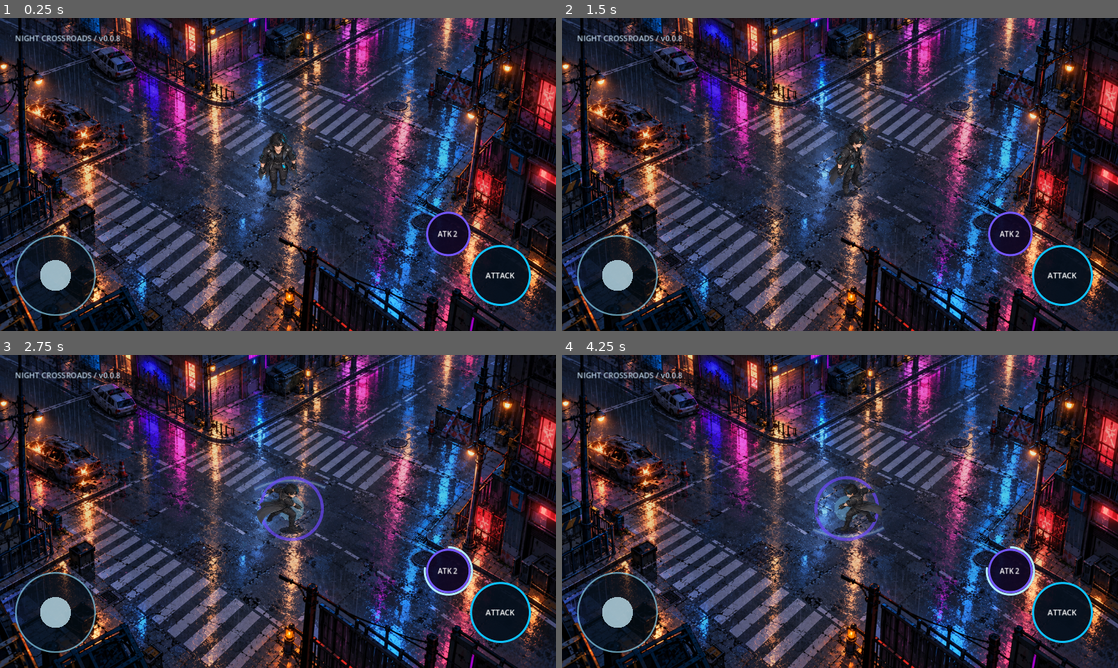
Above: before the commit, frames 1-4 (two rows, left to right).
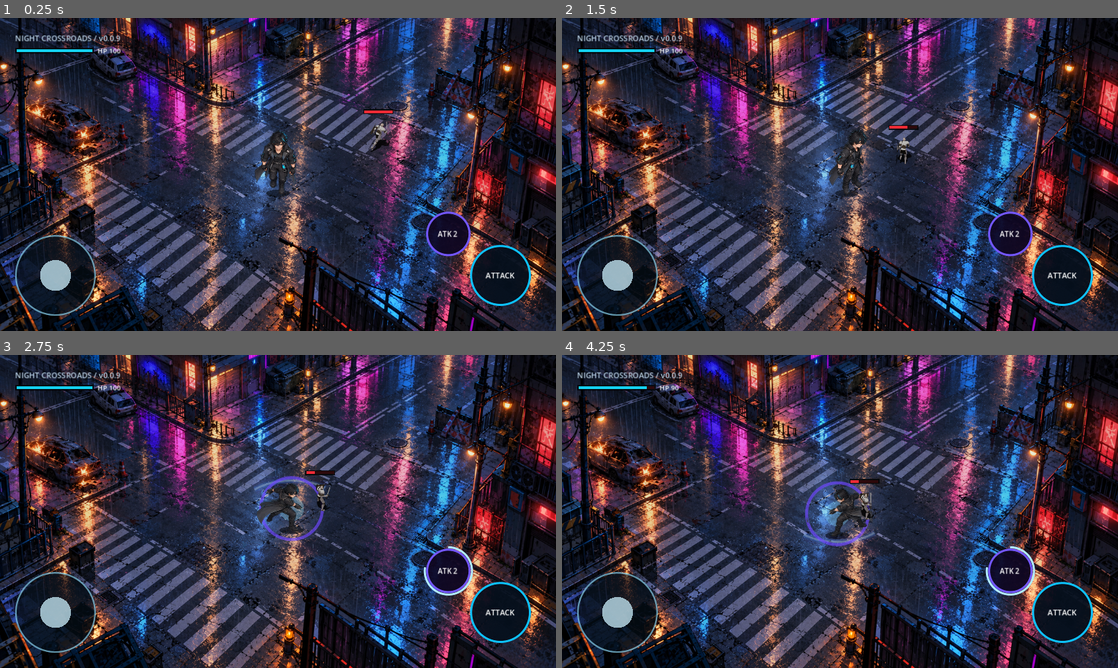
Above: after the commit, the same moments.

Repository: tomangamez-star/Godot-game-
Game: Godot game, scene res://main.tscn
Two runs of this game, one before a commit and one after it. Both use one fixed random seed, a clock stepped at 60 frames per second and the inputs below.
Inputs (mouse positions are in pixels of both pictures, inside the frame that each line leads up to):
- Up to frame 1 (0.25 s): no input
- Up to frame 2 (1.5 s): tap Enter at 0.5 s; move the mouse to (962, 158) at 0.52 s; hold D 0.53-1.25 s; tap E at 0.6 s; click (962, 158) at 0.67 s; tap Space at 0.77 s; drag from (728, 190) to (812, 237) at 1.27 s
- Up to frame 3 (2.75 s): move the mouse to (333, 442) at 2.02 s; hold D from 2.03 s (still down); tap E at 2.1 s
- Up to frame 4 (4.25 s): release D at 2.75 s; drag from (812, 574) to (673, 464) at 2.77 s; move the mouse to (1006, 558) at 3.52 s; hold A from 3.53 s (still down); tap E at 3.6 s; tap Space at 3.77 s

The runs differ from the first frame. In frame 1, 0.9% of the frame differs, in the area x 2-71%, y 6-57%; in frame 2, 0.5%; in frame 3, 0.5%; in frame 4, 1.8%, in the area x 2-58%, y 6-62%.

Commit message:
Character-Test v0.0.9 Knight Combat (overlay patch): replace 8 same-path files, add 6 new files, delete nothing

Diff:
--- /dev/null
+++ b/enemy_knight.gd
@@ -0,0 +1,134 @@
+extends Node2D
+
+const MAX_HEALTH := 100
+const MOVE_SPEED := 112.0
+const CHASE_RANGE := 470.0
+const ATTACK_RANGE := 70.0
+const ATTACK_DURATION := 0.82
+const ATTACK_COOLDOWN := 0.72
+const FRAME_COUNT := 15
+
+var game: Node
+var sprite := Sprite2D.new()
+var textures: Dictionary = {}
+var health := MAX_HEALTH
+var state := "idle"
+var facing_row := 5
+var animation_clock := 0.0
+var cooldown := 0.0
+var hit_player := false
+var spawn_position := Vector2(810, 272)
+
+func _ready() -> void:
+	game = get_parent()
+	textures = {
+		"idle": load("res://assets/enemy/knight/Idle.png"),
+		"run": load("res://assets/enemy/knight/Run.png"),
+		"attack": load("res://assets/enemy/knight/Melee.png"),
+		"hurt": load("res://assets/enemy/knight/TakeDamage.png"),
+		"dead": load("res://assets/enemy/knight/Die.png")
+	}
+	position = spawn_position
+	sprite.hframes = FRAME_COUNT
+	sprite.vframes = 8
+	sprite.position = Vector2(0, -43)
+	sprite.scale = Vector2.ONE * 0.88
+	add_child(sprite)
+	_update_sprite()
+
+func _direction_row(direction: Vector2) -> int:
+	if direction.length_squared() < 0.001:
+		return facing_row
+	var sector := int(round(direction.angle() / (PI / 4.0)))
+	return {0: 3, 1: 4, 2: 5, 3: 6, 4: 7, -4: 7, -3: 0, -2: 1, -1: 2}.get(sector, 5)
+
+func _set_state(next_state: String) -> void:
+	if next_state == state:
+		return
+	state = next_state
+	animation_clock = 0.0
+	if state == "attack":
+		hit_player = false
+
+func _process(delta: float) -> void:
+	delta = minf(delta, 0.05)
+	animation_clock += delta
+	cooldown = maxf(0.0, cooldown - delta)
+	if state == "dead":
+		if animation_clock >= 2.0:
+			respawn()
+		_update_sprite()
+		queue_redraw()
+		return
+	if state == "hurt":
+		if animation_clock >= 0.34:
+			_set_state("idle")
+		_update_sprite()
+		queue_redraw()
+		return
+	var to_player: Vector2 = game.position_on_screen - position
+	var distance := to_player.length()
+	if state == "attack":
+		facing_row = _direction_row(to_player)
+		if not hit_player and animation_clock >= 0.31 and distance <= ATTACK_RANGE + 18.0:
+			hit_player = true
+			game._damage_player(10, to_player.normalized())
+		if animation_clock >= ATTACK_DURATION:
+			cooldown = ATTACK_COOLDOWN
+			_set_state("idle")
+	elif distance <= ATTACK_RANGE and cooldown <= 0.0:
+		facing_row = _direction_row(to_player)
+		_set_state("attack")
+	elif distance <= CHASE_RANGE and distance > ATTACK_RANGE - 8.0:
+		var direction := to_player.normalized()
+		facing_row = _direction_row(direction)
+		var motion := direction * MOVE_SPEED * delta
+		var x_target := position + Vector2(motion.x, 0)
+		if game._can_stand(x_target) and x_target.distance_to(game.position_on_screen) > 50.0:
+			position.x = x_target.x
+		var y_target := position + Vector2(0, motion.y)
+		if game._can_stand(y_target) and y_target.distance_to(game.position_on_screen) > 50.0:
+			position.y = y_target.y
+		_set_state("run")
+	else:
+		_set_state("idle")
+	_update_sprite()
+	queue_redraw()
+
+func _update_sprite() -> void:
+	sprite.texture = textures[state]
+	var fps: float = {"idle": 8.0, "run": 14.0, "attack": 18.0, "hurt": 20.0, "dead": 11.0}[state]
+	var frame := mini(int(animation_clock * fps), FRAME_COUNT - 1)
+	if state in ["idle", "run"]:
+		frame = int(animation_clock * fps) % FRAME_COUNT
+	sprite.frame = facing_row * FRAME_COUNT + frame
+	sprite.modulate = Color(1.35, 0.62, 0.62) if state == "hurt" and int(animation_clock * 30.0) % 2 == 0 else Color.WHITE
+
+func take_damage(amount: int, knock_direction: Vector2) -> void:
+	if state == "dead":
+		return
+	health = maxi(0, health - amount)
+	if health <= 0:
+		_set_state("dead")
+	else:
+		var target := position + knock_direction.normalized() * 18.0
+		if game._can_stand(target):
+			position = target
+		_set_state("hurt")
+	queue_redraw()
+
+func respawn() -> void:
+	health = MAX_HEALTH
+	position = spawn_position
+	facing_row = 5
+	cooldown = 0.5
+	_set_state("idle")
+
+func _draw() -> void:
+	if state == "dead":
+		return
+	var width := 58.0
+	var top := Vector2(-width / 2.0, -91)
+	draw_rect(Rect2(top - Vector2(2, 2), Vector2(width + 4, 10)), Color(0.015, 0.02, 0.025, 0.88), true)
+	draw_rect(Rect2(top, Vector2(width, 6)), Color(0.18, 0.035, 0.045, 0.96), true)
+	draw_rect(Rect2(top, Vector2(width * float(health) / MAX_HEALTH, 6)), Color(0.93, 0.17, 0.21, 1.0), true)
--- a/hud.gd
+++ b/hud.gd
@@ -21,4 +21,8 @@
 	if game.state == "attack2":
 		draw_arc(attack2, 49, -PI / 2, -PI / 2 + TAU * game.clock / game.ATTACK2_DURATION, 40, Color(0.70, 0.92, 1.0), 3, true)
 	draw_string(ThemeDB.fallback_font, attack2 + Vector2(-22, 6), "ATK 2", HORIZONTAL_ALIGNMENT_LEFT, -1, 15, Color.WHITE)
-	draw_string(ThemeDB.fallback_font, Vector2(31, 48), "NIGHT CROSSROADS / v0.0.8", HORIZONTAL_ALIGNMENT_LEFT, -1, 16, Color(0.82, 0.92, 1.0, 0.86))
+	draw_string(ThemeDB.fallback_font, Vector2(31, 48), "NIGHT CROSSROADS / v0.0.9", HORIZONTAL_ALIGNMENT_LEFT, -1, 16, Color(0.82, 0.92, 1.0, 0.86))
+	draw_rect(Rect2(31, 62, 164, 12), Color(0.01, 0.02, 0.03, 0.86), true)
+	draw_rect(Rect2(34, 65, 158, 6), Color(0.18, 0.035, 0.045, 0.95), true)
+	draw_rect(Rect2(34, 65, 158.0 * float(game.player_health) / 100.0, 6), Color(0.08, 0.82, 0.94, 1.0), true)
+	draw_string(ThemeDB.fallback_font, Vector2(202, 73), "HP %d" % game.player_health, HORIZONTAL_ALIGNMENT_LEFT, -1, 14, Color.WHITE)
--- a/main.gd
+++ b/main.gd
@@ -10,7 +10,7 @@
 const ATTACK2_ENDS := [0.07, 0.12, 0.18, 0.24, 0.31, 0.38, 0.45, 0.53, 0.59, 0.65, 0.71, 0.82]
 const ATTACK2_FRAMES := [0, 1, 2, 3, 4, 5, 6, 7, 3, 4, 6, 7]
 const IDLE_SIDE_SEQUENCE := [0, 1, 2, 3, 4, 5, 6, 7, 6, 5, 4, 3, 2, 1]
-const IDLE_VERTICAL_SEQUENCE := [0, 1, 2, 3, 2, 1]
+const IDLE_VERTICAL_SEQUENCE := [0]
 var WALKABLE := PackedVector2Array([
 	Vector2(48, 152), Vector2(220, 148), Vector2(292, 190),
 	Vector2(420, 157), Vector2(615, 103), Vector2(735, 71),
@@ -46,6 +46,10 @@
 var pose_material := ShaderMaterial.new()
 var attack_buffered := false
 var queued_attack := ""
+var attack_hit_done := false
+var player_health := 100
+var player_invulnerability := 0.0
+var enemy: Node2D
 
 func _ready() -> void:
 	var environment := Node2D.new()
@@ -91,6 +95,10 @@
 	hud.set_script(load("res://hud.gd"))
 	hud.z_index = 10
 	add_child(hud)
+	enemy = Node2D.new()
+	enemy.set_script(load("res://enemy_knight.gd"))
+	enemy.z_index = 1
+	add_child(enemy)
 	_update_pose()
 
 func _measure_foot_anchors(texture: Texture2D) -> Array[Vector2]:
@@ -141,6 +149,7 @@
 	if not state.begins_with("attack"):
 		state = "attack1"
 		clock = 0.0
+		attack_hit_done = false
 	elif state == "attack1" and clock > ATTACK_DURATION - 0.16:
 		attack_buffered = true
 
@@ -148,6 +157,7 @@
 	if not state.begins_with("attack"):
 		state = "attack2"
 		clock = 0.0
+		attack_hit_done = false
 	elif clock > 0.38:
 		queued_attack = "attack2"
 
@@ -218,11 +228,14 @@
 	delta = minf(delta, 0.05)
 	clock += delta
 	idle_clock += delta
+	player_invulnerability = maxf(0.0, player_invulnerability - delta)
+	sprite.modulate = Color(1.0, 0.45, 0.45) if player_invulnerability > 0.0 and int(player_invulnerability * 30.0) % 2 == 0 else Color.WHITE
 	var movement := joystick_vector
 	var keyboard := Vector2(float(Input.is_physical_key_pressed(KEY_D) or Input.is_physical_key_pressed(KEY_RIGHT)) - floa …(258 unchanged characters)…
 	if keyboard.length() > 0:
 		movement = keyboard.normalized()
 	if state.begins_with("attack"):
+		_resolve_attack_hit()
 		var duration := ATTACK2_DURATION if state == "attack2" else ATTACK_DURATION
 		if clock >= duration:
 			state = "idle"
@@ -255,6 +268,36 @@
 	_update_pose()
 	queue_redraw()
 
+func _facing_vector() -> Vector2:
+	return {"right": Vector2.RIGHT, "down": Vector2.DOWN, "left": Vector2.LEFT, "up": Vector2.UP}[facing]
+
+func _resolve_attack_hit() -> void:
+	if attack_hit_done or not is_instance_valid(enemy) or enemy.state == "dead":
+		return
+	var active := (state == "attack1" and clock >= 0.13 and clock <= 0.40) or (state == "attack2" and clock >= 0.18 and clock <= 0.69)
+	if not active:
+		return
+	var to_enemy: Vector2 = enemy.position - position_on_screen
+	var reach := 112.0 if state == "attack2" else 94.0
+	if to_enemy.length() <= reach and _facing_vector().dot(to_enemy.normalized()) > -0.05:
+		attack_hit_done = true
+		enemy.take_damage(35 if state == "attack2" else 20, to_enemy.normalized())
+
+func _damage_player(amount: int, enemy_to_player: Vector2) -> void:
+	if player_invulnerability > 0.0:
+		return
+	player_health = maxi(0, player_health - amount)
+	player_invulnerability = 0.62
+	var knock_direction := enemy_to_player.normalized()
+	var target := position_on_screen + knock_direction * 22.0
+	if _can_stand(target):
+		position_on_screen = target
+	if player_health <= 0:
+		player_health = 100
+		position_on_screen = Vector2(576, 365)
+		if is_instance_valid(enemy):
+			enemy.respawn()
+
 func _update_pose() -> void:
 	if sheets.is_empty():
 		return
@@ -285,7 +328,7 @@
 	reflection.frame = frame
 	reflection.position = Vector2(placement.x, position_on_screen.y + (anchor.y - 128.0) * 0.16 + 3)
 	pose_material.set_shader_parameter("attack_pose", state.begins_with("attack"))
-	pose_material.set_shader_parameter("breath", 0.0)
+	pose_material.set_shader_parameter("breath", sin(idle_clock * 2.35) * 1.35 if state == "idle" and facing in ["up", "down"] else 0.0)
 
 func _draw() -> void:
 	var pulse := 0.96 + sin(idle_clock * 2.0) * 0.025 if state == "idle" else 1.0
--- a/tests/smoke.gd
+++ b/tests/smoke.gd
@@ -7,6 +7,7 @@
 	var scene = load("res://main.tscn").instantiate()
 	root.add_child(scene)
 	scene.set_process(false)
+	scene.enemy.set_process(false)
 	assert(scene.sheets.size() == 4)
 	for action in scene.sheets:
 		for direction in scene.sheets[action]:
@@ -33,11 +34,43 @@
 			scene._process(0.05)
 		assert(scene.state == "idle")
 		assert(scene.position_on_screen == start)
+	# The vertical idle uses one planted source drawing plus shader breathing.
+	assert(scene.IDLE_VERTICAL_SEQUENCE == [0])
 	# Side-run horizontal placement follows the torso instead of alternating feet.
 	for direction in ["left", "right"]:
 		for frame in range(8):
 			assert(absf(scene.pose_anchors["run"][direction][frame].x - 128.0) < 18.0)
+	# Eight-direction Knight sheets, facing map and combat loop.
+	assert(scene.enemy.textures.size() == 5)
+	for texture in scene.enemy.textures.values():
+		assert(texture.get_size() == Vector2(1920, 1024))
+	assert(scene.enemy._direction_row(Vector2.RIGHT) == 3)
+	assert(scene.enemy._direction_row(Vector2.DOWN) == 5)
+	assert(scene.enemy._direction_row(Vector2.LEFT) == 7)
+	assert(scene.enemy._direction_row(Vector2.UP) == 1)
+	scene.position_on_screen = Vector2(576, 365)
+	scene.facing = "right"
+	scene.enemy.position = Vector2(650, 365)
+	scene.state = "attack1"
+	scene.clock = 0.20
+	scene.attack_hit_done = false
+	scene._resolve_attack_hit()
+	assert(scene.enemy.health == 80)
+	scene.state = "attack2"
+	scene.clock = 0.30
+	scene.attack_hit_done = false
+	scene._resolve_attack_hit()
+	assert(scene.enemy.health == 45)
+	scene._damage_player(10, Vector2.LEFT)
+	assert(scene.player_health == 90)
+	scene.enemy.take_damage(999, Vector2.RIGHT)
+	assert(scene.enemy.state == "dead")
+	scene.enemy.respawn()
+	assert(scene.enemy.health == 100 and scene.enemy.state == "idle")
 	# Joystick movement, diagonal normalization, bounds, release, focus reset.
+	scene.state = "idle"
+	scene.clock = 0.0
+	scene.position_on_screen = Vector2(576, 365)
 	scene._update_joystick(scene.joystick_center + Vector2(70, 0))
 	scene._process(0.05)
 	assert(scene.facing == "right" and scene.state == "run")
@@ -52,5 +85,5 @@
 	assert(scene.position_on_screen == Vector2(250, 245))
 	scene._notification(MainLoop.NOTIFICATION_APPLICATION_FOCUS_OUT)
 	assert(scene.joystick_vector == Vector2.ZERO)
-	print("PASS: stable directional animation, two attacks, road/prop collisions, focus reset")
+	print("PASS: planted idle, eight-direction Knight combat, two attacks, collisions, focus reset")
 	quit(0)
Binary file added: assets/enemy/knight/Die.png
Binary file added: assets/enemy/knight/Idle.png
Binary file added: assets/enemy/knight/Melee.png
Binary file added: assets/enemy/knight/Run.png
Binary file added: assets/enemy/knight/TakeDamage.png
Not shown, changed: export_presets.cfg
Not shown, changed: .github/workflows/build-apk.yml
Not shown, changed: PATCH-NOTES.md
Not shown, changed: README.md
Not shown, changed: web/index.html
